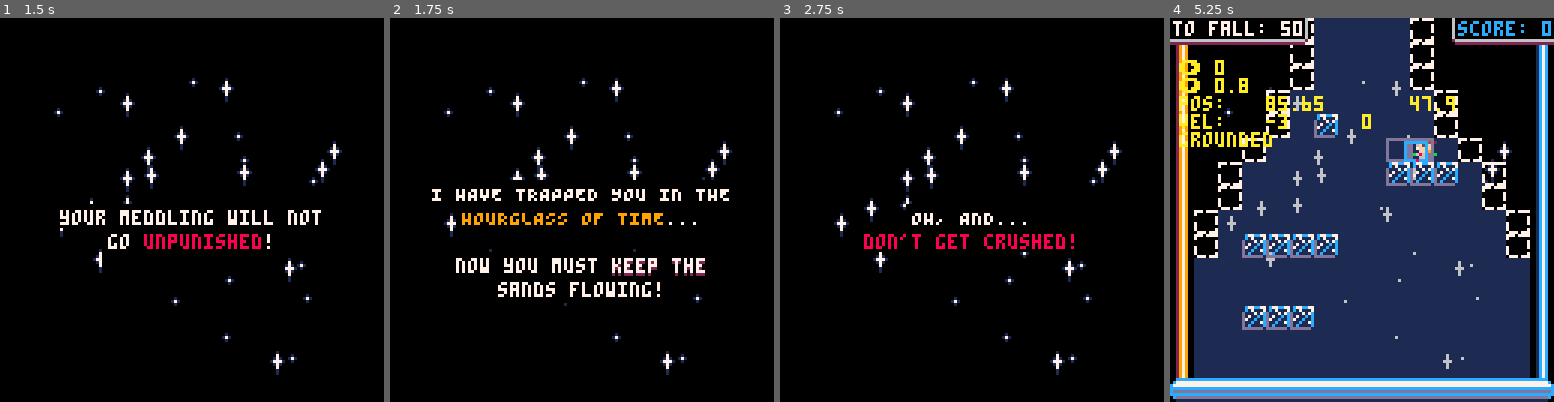
Above: before the commit, frames 1-4 (left to right).
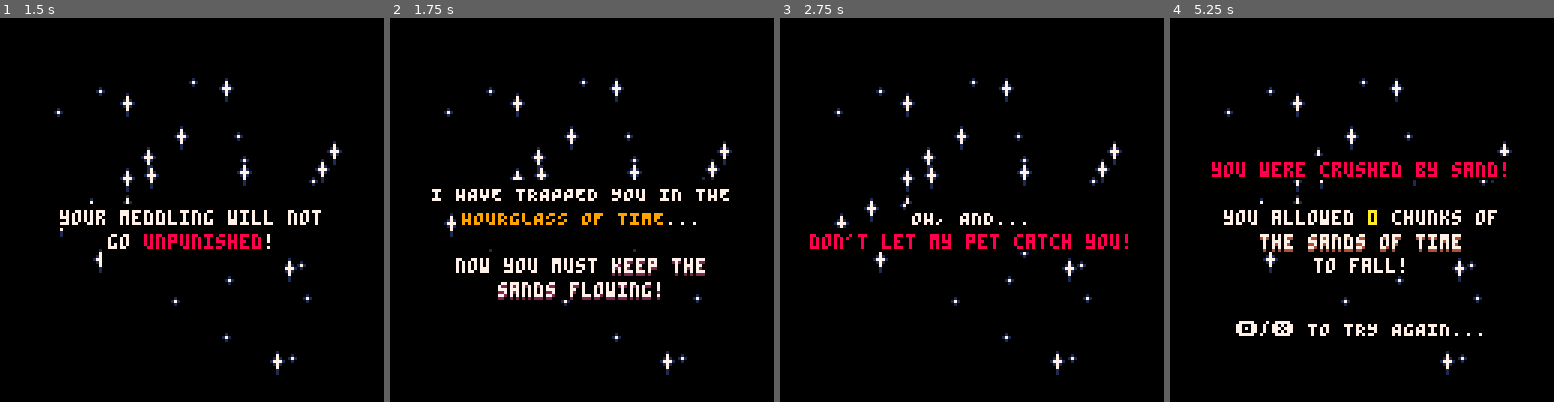
Above: after the commit, the same moments.

Repository: charlie-wt/timefall
Game: PICO-8 cartridge game.p8
The game is run twice, just before and just after one commit, with the same random seed, the same clock (stepped at 60 frames per second) and the same inputs.
Inputs:
- Up to frame 1 (1.5 s): tap X (X key) at 0.33, 1.07 s; tap O (Z key) at 0.7 s
- Up to frame 2 (1.75 s): hold Right from 1.6 s (still down); tap O (Z key) at 1.7 s
- Up to frame 3 (2.75 s): tap X (X key) at 1.85 s; release Right at 2.1 s; tap O (Z key) at 2.1, 2.5 s; hold Up 2.15-2.42 s; hold Right from 2.47 s (still down)
- Up to frame 4 (5.25 s): tap O (Z key) every 0.4 s from 2.9 to 4.9 s; tap X (X key) at 2.97, 4.08, 5.2 s; release Right at 3.03 s; hold Left 3.08-3.58 s; hold Right 4.02-4.68 s; hold Up 4.73-5.03 s; hold Left from 5.08 s (still down)

Frame 1 is identical in both runs. In frame 2, 0.3% of the frame differs, in the area x 28-71%, y 69-75%; in frame 3, 1.5%; in frame 4, 74%, in the area x 0-100%, y 0-100%.

Commit message:
add pursuer, other assorted minor changes, ideas in todo

Diff:
--- a/game.p8
+++ b/game.p8
@@ -3,6 +3,8 @@
 __lua__
 
 #include utils.lua
+#include sprite.lua
+#include pursuit.lua
 #include terrain.lua
 #include platforms.lua
 #include sand.lua
@@ -14,6 +16,7 @@
 state = {
 	scene = "intro",
 	score_before_current_flip = 0,
+	times_flipped = 0,
 	num_stars = 30,
 	stars = {},
 
@@ -108,19 +111,19 @@
 				print_centred_chunks({{"HOURGLASS OF TIME", 9}, {"...", 7}}, trapped_y + 8)
 				print_centred_chunks({{"now you must ", 7}, {"keep the", 7, 2}}, trapped_y + 24)
 				local flowing = "sands flowing!"
-				print_centred(flowing, trapped_y + 32 + 1, 2)
-				print_centred(flowing, trapped_y + 32, 7)
+				print_centred(flowing, trapped_y + 32, 7, 2)
 			elseif self.sequence_idx == 6 then
 				local drain_y = 56
 				print_centred("• DON'T LET THE SAND DRAIN", drain_y, 7)
 				print_centred("• DON'T LET THE SAND FILL UP", drain_y + 8, 7)
-				print_centred("jump to the top to", drain_y + 24, 12)
-				print_centred("flip the hourglass", drain_y + 32, 12)
+				print_centred("• DON'T GET CRUSHED!", drain_y + 16, 7)
+				print_centred("jump to the top to", drain_y + 32, 12)
+				print_centred("flip the hourglass", drain_y + 40, 12)
 			elseif self.sequence_idx == 7 then
 				print_centred("OH, AND...", 64, 7)
 			elseif self.sequence_idx == 8 then
 				print_centred("OH, AND...", 64, 7)
-				print_centred("don't get crushed!", 72, 8)
+				print_centred("don't let my pet catch you!", 72, 8)
 			end
 			autobg = false
 		end
@@ -129,8 +132,10 @@
 		bottom_is_bottom = true,
 		ran_out_of_sand_timeout_seconds = 10,
 
+		t_started = nil,
 		t_ran_out_of_sand = nil,
 		has_entered_field = nil,
+		prs = nil,
 		dbg_on = false,
 		frame_by_frame = false,
 		holding_frame_advance = true,
@@ -154,8 +159,10 @@
 		init = function(self, bottom_is_bottom)
 			music(01)
 			self.bottom_is_bottom = bottom_is_bottom
+			self.t_started = time()
 			self.t_ran_out_of_sand = nil
 			self.has_entered_field = false
+			self.prs = nil
 			self.dbg_on = false
 			self.frame_by_frame = false
 			self.holding_frame_advance = true
@@ -166,9 +173,13 @@
 		end,
 
 		full_restart = function(self)
-			self.score_before_current_flip = 0
+			state.score_before_current_flip = 0
+			state.times_flipped = 0
 			self:init(true)
-			sand:init()
+			-- TODO #cleanup
+			-- sand:init()
+			sand.data = nil
+			sand:flip()
 		end,
 
 		cam_pos_tiles = function(self)
@@ -180,7 +191,7 @@
 		end,
 
 		update = function(self)
-			self:try_toggle_dbg()
+			-- self:try_toggle_dbg()
 			if self.frame_by_frame then
 				if self.holding_frame_advance and not btn(4) then
 					self.holding_frame_advance = false
@@ -220,6 +231,13 @@
 			   now - self.t_ran_out_of_sand > self.ran_out_of_sand_timeout_seconds then
 				lose("ran out of sand!")
 			end
+
+			if self.prs ~= nil then
+				self.prs:update()
+			elseif state.times_flipped >= pursuit:flips_needed_to_spawn() and
+			       now - self.t_started > pursuit.seconds_before_spawning then
+				self.prs = pursuit:spawn()
+			end
 		end,
 
 		draw = function(self)
@@ -235,6 +253,10 @@
 			platforms:draw()
 			sand:draw_sand()
 			player:draw()
+
+			if self.prs ~= nil then
+				self.prs:draw()
+			end
 
 			-- ui text
 			local left_len = sand:draw_pieces_remaining(0, 9999)
@@ -244,11 +266,11 @@
 			local score_txt = "score: "..total_score()
 			local score_len = lnpx(score_txt)
 			draw_ui_box({x=128 - score_len - 1, y=0}, score_len + 1, 7)
-			print(score_txt, 128 - score_len, 1, 12)
+			print(score_txt, 128 - score_len, 1, 11)
 
 			-- if in debug mode, gridlines for collision
-			local dv = player.pre_collision_vel
 			if self.dbg_on then
+				local dv = player.pre_collision_vel
 				-- local dv = {x=player.pre_collision_vel.x, y=0}
 				-- local dv = {x=0, y=player.pre_collision_vel.y}
 				-- local ptp = pixels(tiles(player.pos))
@@ -454,6 +476,7 @@
 
 function flip_hourglass()
 	state.score_before_current_flip += sand.pieces_dropped
+	state.times_flipped += 1
 	state:switch_to_scene("flipping", state.gameplay.bottom_is_bottom)
 end
 
@@ -491,14 +514,14 @@
 00700700d6d68667d6d66867b6d6686bb6d6686bd6d66867d69fff67000000000000000000000000000000000000000000000000000000000000000000000000
 00000000b0d6660bb0d6660b00d6660000d66600b0d6663000d66800000000000000000000000000000000000000000000000000000000000000000000000000
 00000000003003000030030000300000000003000030000003d66630000000000000000000000000000000000000000000000000000000000000000000000000
-00000000dddddddd0000000000010000000000000000000000000000000000000000000000000000000000000000000000000000000000000000000000000000
-00000000d000000d0000000000070000000000000000000000000000000000000000000000000000000000000000000000000000000000000000000000000000
-00000000d000000d0001000000171000000000000000000000000000000000000000000000000000000000000000000000000000000000000000000000000000
-00000000d000000d0017100001777100000000000000000000000000000000000000000000000000000000000000000000000000000000000000000000000000
-00000000d000000d0001000000171000000000000000000000000000000000000000000000000000000000000000000000000000000000000000000000000000
-00000000d000000d0000000000070000000000000000000000000000000000000000000000000000090000000000611111160000000000c00000000000000000
-00000000d000000d0000000000010000000000000000000000000000000000000000000000000000090000000000611111160000000000c00000000000000000
-00000000dddddddd0000000000010000000000000000000000000000000000000000000000000000090000000000611111160000000000c00000000000000000
+00000000dddddddd0000000000010000008888800088888000000000000000000000000000000000000000000000000000000000000000000000000000000000
+00000000d000000d00000000000700000898889808a888a800000000000000000000000000000000000000000000000000000000000000000000000000000000
+00000000d000000d0001000000171000089a8a9808a787a800000000000000000000000000000000000000000000000000000000000000000000000000000000
+00000000d000000d0017100001777100082888820888888200000000000000000000000000000000000000000000000000000000000000000000000000000000
+00000000d000000d0001000000171000028828880288288800000000000000000000000000000000000000000000000000000000000000000000000000000000
+00000000d000000d0000000000070000088288280882882800000000000000000000000000000000090000000000611111160000000000c00000000000000000
+00000000d000000d0000000000010000828222828282228200000000000000000000000000000000090000000000611111160000000000c00000000000000000
+00000000dddddddd0000000000010000202020200202020200000000000000000000000000000000090000000000611111160000000000c00000000000000000
 11111111777077777aaa9a7a9099a0900c77cc770000000000000000000000000000000000000000090000000000611111160000000000c00000000000000000
 111111117000000049999a9907a909a70c0700070000000000000000000000000000000000000000090000000000611111160000000000c00000000000000000
 11111111000000074999999949999909d000707c0000000000000000000000000000000000000000090000000000611111160000000000c00000000000000000
--- a/player.lua
+++ b/player.lua
@@ -41,6 +41,10 @@
 	self.t_started_jumping = nil
 end
 
+function player:centre()
+	return {x=self.pos.x, y=self.pos.y - (self.collision_size_pixels/2 - 1)}
+end
+
 function player:bounds(vl)
 	local p = self.pos
 	if vl ~= nil then p = {x=p.x+vl.x, y=p.y+vl.y} end
@@ -52,23 +56,23 @@
 	}
 end
 
---- rect is {lft, rgt, top, btm}
-function player:colliding_with(rect)
-	local b = self:bounds()
-	if b.lft > rect.lft and
-	   b.rgt < rect.rgt and
-	   b.top > rect.top and
-	   b.btm < rect.btm then
-	   return true  -- player contained in rect
-	end
-	if b.lft < rect.rgt and
-	   b.rgt > rect.lft and
-	   b.top < rect.btm and
-	   b.btm > rect.top then
-	   return true  -- player colliding partially with rect
-	end
-	return false
-end
+-- --- rect is {lft, rgt, top, btm}
+-- function player:colliding_with(rect)
+-- 	local b = self:bounds()
+-- 	if b.lft >= rect.lft and
+-- 	   b.rgt <= rect.rgt and
+-- 	   b.top >= rect.top and
+-- 	   b.btm <= rect.btm then
+-- 	   return true  -- player contained in rect
+-- 	end
+-- 	if b.lft <= rect.rgt and
+-- 	   b.rgt >= rect.lft and
+-- 	   b.top <= rect.btm and
+-- 	   b.btm >= rect.top then
+-- 	   return true  -- player intersecting with rect
+-- 	end
+-- 	return false
+-- end
 
 -- get the list of tiles ({x,y}) that the player will occupy next frame, if
 -- their velocity is `vl` (defaults to `vel`)
@@ -79,8 +83,7 @@
 		y=self.pos.y+vl.y
 	}
 
-	local future_bounds = player:bounds(vl)
-	local future_tiles = map_table(future_bounds, function(b) return flr(b/8) end)
+	local future_tiles = tiles(player:bounds(vl))
 
 	local tiles = {}
 	for j=future_tiles.top, future_tiles.btm do
@@ -129,8 +132,6 @@
 
 	if (not btn(2)) and
 	   (self.t_started_jumping ~= nil and now - self.t_started_jumping > self.min_jump_hold_time) then
-		-- cancelled jump early: set vel.y to 0
-		-- ...but could also just be that we've done a max height jump
 		self.vel.y = max(0, self.vel.y)
 		self.t_started_jumping = nil
 	end
@@ -217,12 +218,6 @@
 	end
 end
 
-function sprite_cycling(set, period, t)
-	local progress = (t % period) / period
-	local index = flr(progress * #set) + 1
-	return set[index]
-end
-
 function player:draw()
 	local current_sprite = self.sprites.fallback
 
@@ -236,7 +231,7 @@
 				self.t_started_running = now
 			end
 
-			current_sprite = sprite_cycling(
+			current_sprite = sprite.cycling(
 				self.sprites.running_right,
 				self.running_frames_cycle_time_seconds,
 				now - self.t_started_running
--- /dev/null
+++ b/pursuit.lua
@@ -0,0 +1,91 @@
+pursuit = {
+	-- config
+	movement_speed_pixels_per_second = {  -- !!! {num_flips, speed}; must be ascending !!!
+		{1, 2},
+		{10, 5}
+	},
+	start_pos = {x=64, y=-8},
+	seconds_before_spawning = 30,
+	catch_radius_pixels = 3,
+
+	sprites = {020,021},
+	sprite_cycle_period_seconds = 0.7,
+	spawn_sound = 006
+}
+
+function pursuit:flips_needed_to_spawn()
+	return self.movement_speed_pixels_per_second[1][1]
+end
+
+function pursuit:spawn()
+	sfx(self.spawn_sound)
+	return {
+		-- state
+		pos = shallow_copy(pursuit.start_pos),
+		facing = "right",
+		t_spawned = time(),
+		t_last_update = time(),
+
+		-- methods
+		speed = function(self)
+			local s = state.times_flipped
+			local lerp_from = nil
+			local lerp_to = nil
+			for candidate in all(pursuit.movement_speed_pixels_per_second) do
+				if candidate[1] > s then
+					lerp_to = candidate
+					break
+				else
+					lerp_from = candidate
+				end
+			end
+
+			if lerp_from == nil then
+				return nil
+			end
+			if lerp_to == nil then
+				return pursuit.movement_speed_pixels_per_second[#pursuit.movement_speed_pixels_per_second][2]
+			end
+
+			if lerp_from == lerp_to then
+				return lerp_to[2]
+			end
+
+			local progress = max(0, min(1, (s - lerp_from[1]) / (lerp_to[1] - lerp_from[1])))
+			local res = progress * (lerp_to[2] - lerp_from[2]) + lerp_from[2]
+			return res
+		end,
+
+		update = function(self)
+			local now = time()
+			local spd = self:speed() * (now - self.t_last_update)
+			self.t_last_update = now
+
+			local pc = player:centre()
+			local dx = pc.x - (self.pos.x + 4)
+			local dy = pc.y - (self.pos.y + 4)
+
+			if sqrt(dx * dx + dy * dy) < pursuit.catch_radius_pixels then
+				lose("you were caught by the demon!")
+			end
+
+			local angle = atan2(dx, dy)
+			local vx = spd * cos(angle)
+			local vy = spd * sin(angle)
+
+			if vx > 0 then
+				self.facing = "right"
+			elseif vx < 0 then
+				self.facing = "left"
+			end
+
+			self.pos.x += vx
+			self.pos.y += vy
+		end,
+
+		draw = function(self)
+			spr(sprite.cycling(pursuit.sprites, pursuit.sprite_cycle_period_seconds, time() - self.t_spawned),
+				self.pos.x, self.pos.y, 1, 1, self.facing == "left", false)
+		end
+	}
+end
--- a/sand.lua
+++ b/sand.lua
@@ -14,6 +14,8 @@
 		{250, 0.1}
 	},
 
+	to_predistribute_at_start = 15,
+
 	-- drawing
 	sprites = {
 		settled = 034,
@@ -32,7 +34,7 @@
 	t_next_spawn = nil,
 	t_last_fall = nil,
 	pieces_spawned = nil,
-	pieces_dropped = nil
+	pieces_dropped = nil,
 }
 
 function sand:pieces_remaining()
@@ -84,9 +86,13 @@
 
 -- NOTE: assumes data is initialised but empty (all `false`)
 function sand:predistribute(num_pieces)
+	local spx = tiles(player.start_pos.x)
 	while num_pieces > 0 do
 		local candidate_tile = {x=flr(rnd(16)), y=flr(rnd(12))+4}
-		if terrain:tile_is_background(candidate_tile) and (not tile_is_solid(candidate_tile)) then
+		if terrain:tile_is_background(candidate_tile) and
+		   (not tile_is_solid(candidate_tile)) and
+		   -- don't have sand spawn right under the player; have them always fall a bit
+		   not ((candidate_tile.x == spx or candidate_tile.x == spx - 1) and candidate_tile.y < 10) then
 			self:set_tile_is_sand(candidate_tile, true)
 			num_pieces -= 1
 		end
@@ -101,6 +107,8 @@
 		-- need to `sand:init` or `sand:flip`, depending on whether this is the first
 		-- iteration
 		self:init()
+		self:predistribute(self.to_predistribute_at_start)
+		self.pieces_spawned = self.to_predistribute_at_start
 		return
 	end
 
@@ -209,16 +217,8 @@
 		end
 	end
 
-	-- TODO #bug: update for new player size
-	-- local b = player:bounds()
-	-- if self:tile_is_sand(tiles(pltl)) then
-	-- 	lose("you were crushed by sand!")
-	-- end
-	for tile in all(player:tiles()) do
-		if self:tile_is_sand(tile) and
-		   player:colliding_with({lft=tile.x,rgt=tile.x+8,top=tile.y,btm=tile.y+8}) then
-			lose("you were crushed by sand!")
-		end
+	if self:tile_is_sand(tiles(player.pos)) then
+		lose("you were crushed by sand!")
 	end
 end
 
--- /dev/null
+++ b/sprite.lua
@@ -0,0 +1,7 @@
+sprite = {}
+
+function sprite.cycling(set, period, t)
+	local progress = (t % period) / period
+	local index = flr(progress * #set) + 1
+	return set[index]
+end
--- a/utils.lua
+++ b/utils.lua
@@ -31,7 +31,8 @@
 end
 
 function tiles(pos)
-	return map_table_or_value(pos, function(p) return round(p/8) end)
+	-- return map_table_or_value(pos, function(p) return round(p/8) end)
+	return map_table_or_value(pos, function(p) return flr(p/8) end)
 end
 
 function pixels(pos)
Not shown, changed: the thumbnail (__label__) section of game.p8
Not shown, changed: the sound effects (__sfx__) section of game.p8
Not shown, changed: .gitignore
Not shown, changed: export
Not shown, changed: todo.md
